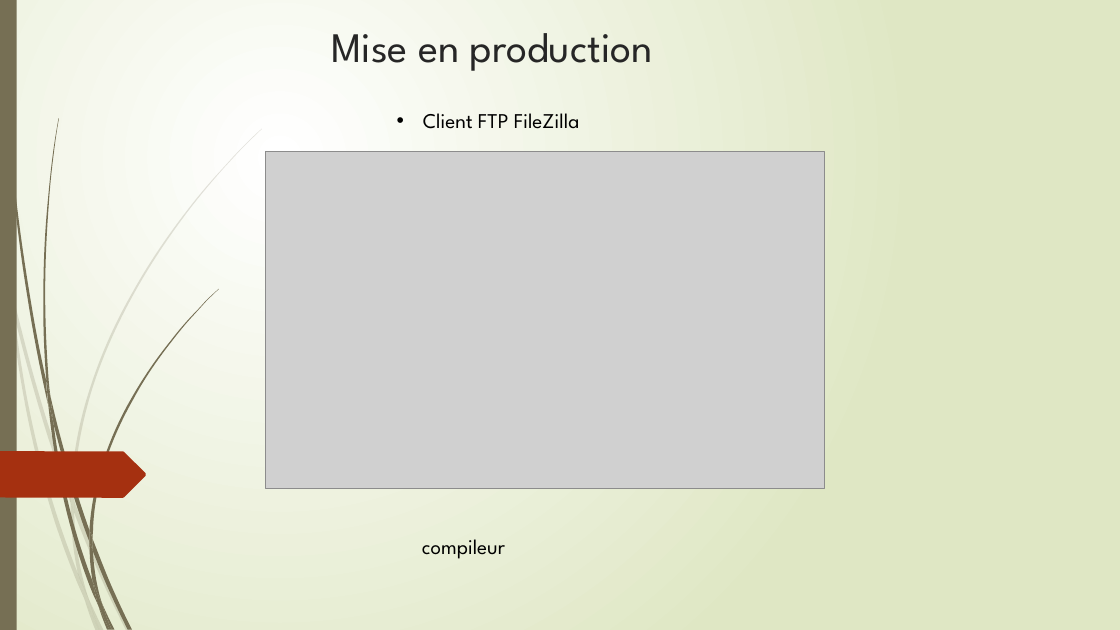
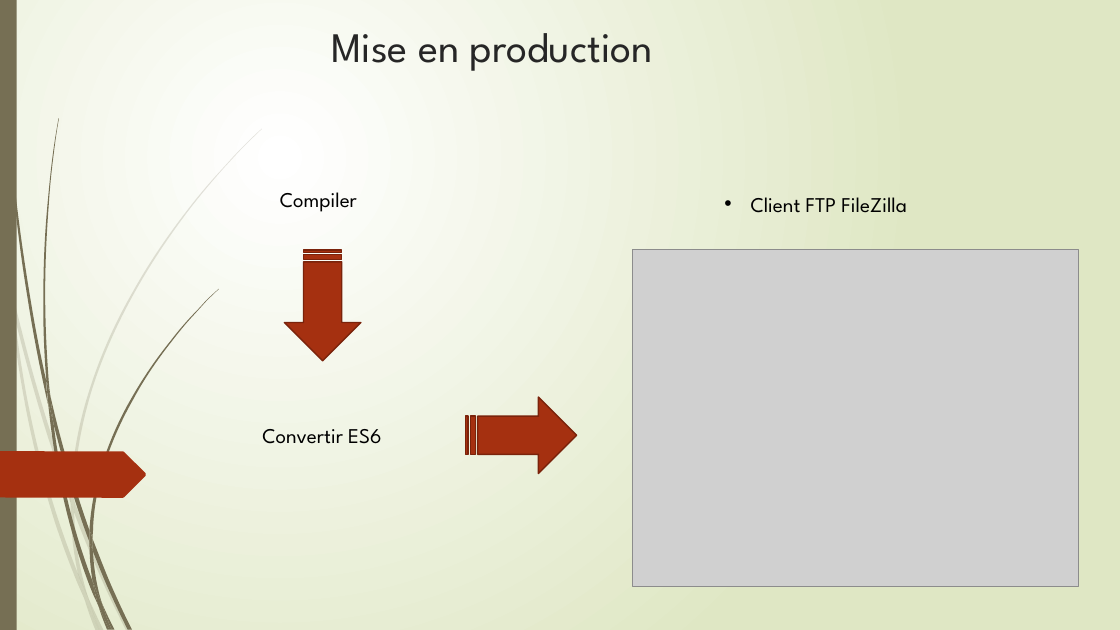
Before and after one commit to LaureenPerrin/project3, a slide deck: slide 20 of pp_p3/Application web de réservation de vélo.pptx. Drawn at 1120x630 pixels with LibreOffice and Linux fonts; fonts in the diff are those of the drawing; grey boxes stand for pictures. Boxes give left, top, right and bottom in pixels: in the first picture for what was removed or moved away, otherwise in the second. Text is boxed around its words. In the diff, an @@ line names an element or a change of style, - is before the commit and + after.

```diff
--- a/pp_p3/Application web de réservation de vélo.pptx
+++ b/pp_p3/Application web de réservation de vélo.pptx
@@ text added at [280, 192, 357, 212], 18 pt, text #000000 @@
+Compiler
@@ text "Client FTP FileZilla": place and size @@
-text "Client FTP FileZilla" at [423, 113, 580, 129]
+text "Client FTP FileZilla" at [751, 197, 907, 213]
@@ striped right arrow added at [284, 250, 361, 361], fill #A53010, outline #7A240C 1.25 pt @@
@@ picture: place and size @@
-picture at [266, 151, 824, 489]
+picture at [633, 250, 1079, 587]
@@ striped right arrow added at [465, 397, 576, 474], fill #A53010, outline #7A240C 1.25 pt @@
@@ text added at [262, 429, 382, 444], 18 pt, text #000000 @@
+Convertir ES6
@@ text removed at [422, 539, 505, 559] @@
-compileur
```
Also in this commit, not shown: 5 other slides changed.
